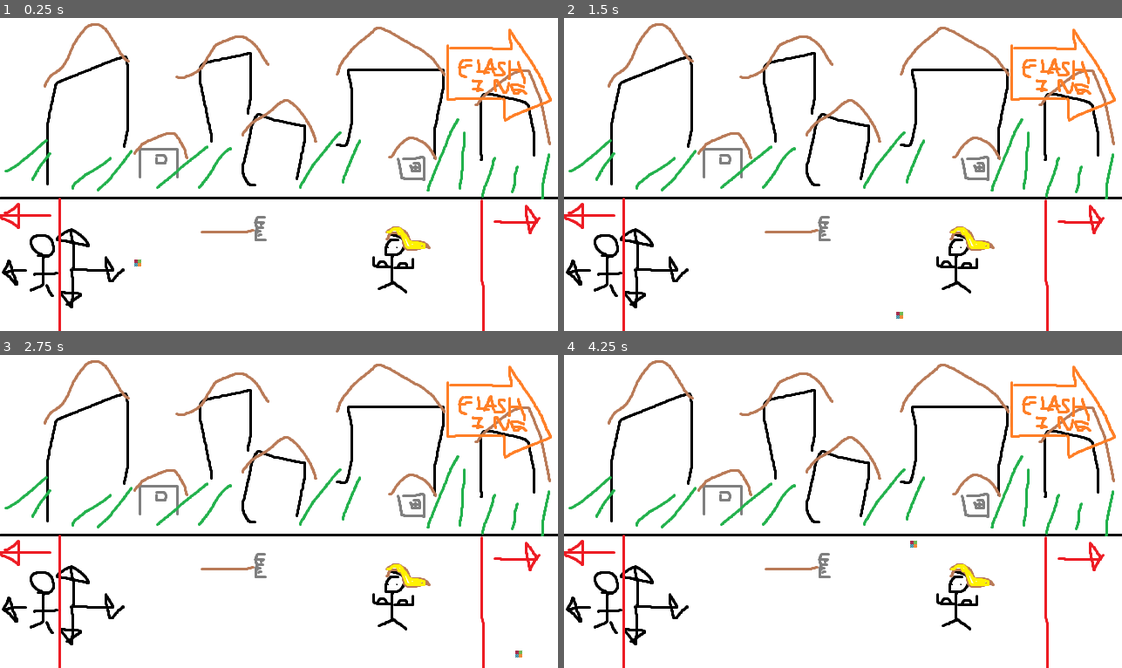
Above: before the commit, frames 1-4 (two rows, left to right).
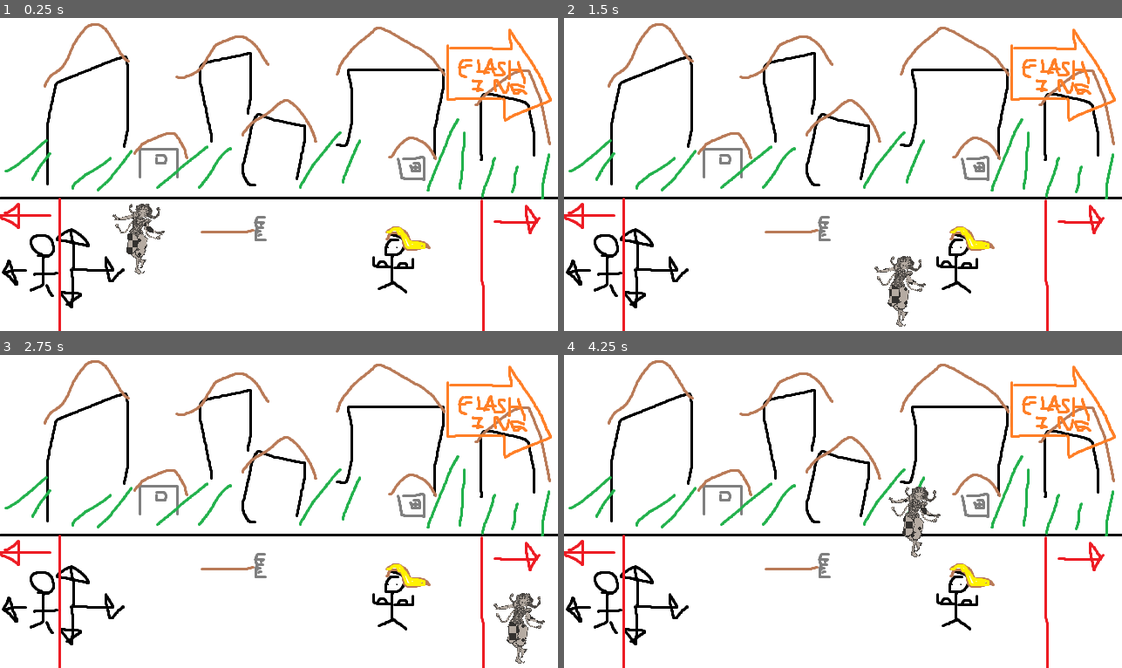
Above: after the commit, the same moments.

Repository: danielday-dev/UOP-GGJ-2024
Game: Godot game, scene res://Scenes/Stage1.tscn
Same seed, same stepped clock (60 frames per second), same inputs: the game is played once before the commit and once after it.
Inputs:
- Up to frame 1 (0.25 s): no input
- Up to frame 2 (1.5 s): tap Enter at 0.5 s; hold D (move_right) 0.53-1.28 s; hold S (move_down) from 1.28 s (still down)
- Up to frame 3 (2.75 s): tap Space at 2 s; release S (move_down) at 2.03 s; hold D (move_right) from 2.03 s (still down)
- Up to frame 4 (4.25 s): release D (move_right) at 2.78 s; hold W (move_up) 2.78-3.53 s; tap Enter at 3.5 s; hold A (move_left) from 3.53 s (still down)

The runs differ from the first frame. In frame 1, 0.8% of the frame differs, in the area x 20-30%, y 59-82%; in frame 2, 0.8%; in frame 3, 0.8%; in frame 4, 0.8%, in the area x 58-68%, y 42-65%.

Commit message:
Player sprite + ss shader added.

Diff:
--- a/Prefabs/Player.tscn
+++ b/Prefabs/Player.tscn
@@ -1,13 +1,14 @@
-[gd_scene load_steps=5 format=3 uid="uid://w0vu14krjed8"]
+[gd_scene load_steps=6 format=3 uid="uid://w0vu14krjed8"]
 
 [ext_resource type="Script" path="res://Source/Player.gd" id="1_5tybj"]
-[ext_resource type="Texture2D" uid="uid://bt6u3q54udja6" path="res://Resources/DefaultTexture.png" id="2_fxc77"]
+[ext_resource type="Texture2D" uid="uid://dcbfl12e1436o" path="res://Resources/Player/Player_Temp.png" id="2_e2lat"]
+[ext_resource type="Material" uid="uid://cwsdio01qvcmn" path="res://Resources/Player/Player_Shader.tres" id="2_se5sf"]
 
 [sub_resource type="SpriteFrames" id="SpriteFrames_l2o41"]
 animations = [{
 "frames": [{
 "duration": 1.0,
-"texture": ExtResource("2_fxc77")
+"texture": ExtResource("2_e2lat")
 }],
 "loop": true,
 "name": &"default",
@@ -15,13 +16,18 @@
 }]
 
 [sub_resource type="CapsuleShape2D" id="CapsuleShape2D_65r7v"]
+radius = 14.0
+height = 34.0
 
 [node name="Player" type="CharacterBody2D"]
 script = ExtResource("1_5tybj")
 
-[node name="AnimatedSprite2D" type="AnimatedSprite2D" parent="."]
+[node name="Sprite" type="AnimatedSprite2D" parent="."]
 texture_filter = 1
+material = ExtResource("2_se5sf")
+position = Vector2(1, -29)
+scale = Vector2(0.16, 0.16)
 sprite_frames = SubResource("SpriteFrames_l2o41")
 
-[node name="CollisionShape2D" type="CollisionShape2D" parent="."]
+[node name="Collider_Body" type="CollisionShape2D" parent="."]
 shape = SubResource("CapsuleShape2D_65r7v")
--- /dev/null
+++ b/Resources/Player/Player_Shader.tres
@@ -0,0 +1,13 @@
+[gd_resource type="ShaderMaterial" load_steps=5 format=3 uid="uid://cwsdio01qvcmn"]
+
+[ext_resource type="Shader" path="res://Resources/Player/Player_Shader_Mask.gdshader" id="1_vncss"]
+[ext_resource type="Texture2D" uid="uid://cgj3hy1l8r1be" path="res://Resources/Player/Player_Temp_Mask.png" id="2_0o4yw"]
+[ext_resource type="Texture2D" uid="uid://d2x2m8gtg6esd" path="res://Resources/Player/Player_Mask_Diamond.png" id="3_sb86s"]
+[ext_resource type="Texture2D" uid="uid://qs87400yivoc" path="res://Resources/Player/Player_Mask_Grid.png" id="4_jowd4"]
+
+[resource]
+shader = ExtResource("1_vncss")
+shader_parameter/maskScale = 32.0
+shader_parameter/mask = ExtResource("2_0o4yw")
+shader_parameter/maskGrid = ExtResource("4_jowd4")
+shader_parameter/maskDiamond = ExtResource("3_sb86s")
--- /dev/null
+++ b/Resources/Player/Player_Shader_Mask.gdshader
@@ -0,0 +1,17 @@
+shader_type canvas_item;
+
+uniform sampler2D mask : filter_nearest;
+uniform sampler2D maskGrid : repeat_enable, filter_nearest;
+uniform sampler2D maskDiamond : repeat_enable, filter_nearest;
+uniform float maskScale = 1.0;
+
+void fragment() {
+	vec2 screenUV = (SCREEN_UV / SCREEN_PIXEL_SIZE) / maskScale;
+	vec4 maskColor = texture(mask, UV);
+
+	vec4 maskDiamondColor = texture(maskDiamond, screenUV);
+	COLOR = mix(COLOR, maskDiamondColor, maskColor.r * maskDiamondColor.a);
+
+	vec4 maskGridColor = texture(maskGrid, screenUV);
+	COLOR = mix(COLOR, maskGridColor, maskColor.b * maskGridColor.a);
+}
Binary file added: Resources/Player/Player_Mask_Diamond.png
Not shown, added: Resources/Player/Player_Mask_Diamond.png.import
Binary file added: Resources/Player/Player_Mask_Grid.png
Not shown, added: Resources/Player/Player_Mask_Grid.png.import
Binary file added: Resources/Player/Player_Temp.png
Not shown, added: Resources/Player/Player_Temp.png.import
Binary file added: Resources/Player/Player_Temp_Mask.png
Not shown, added: Resources/Player/Player_Temp_Mask.png.import
